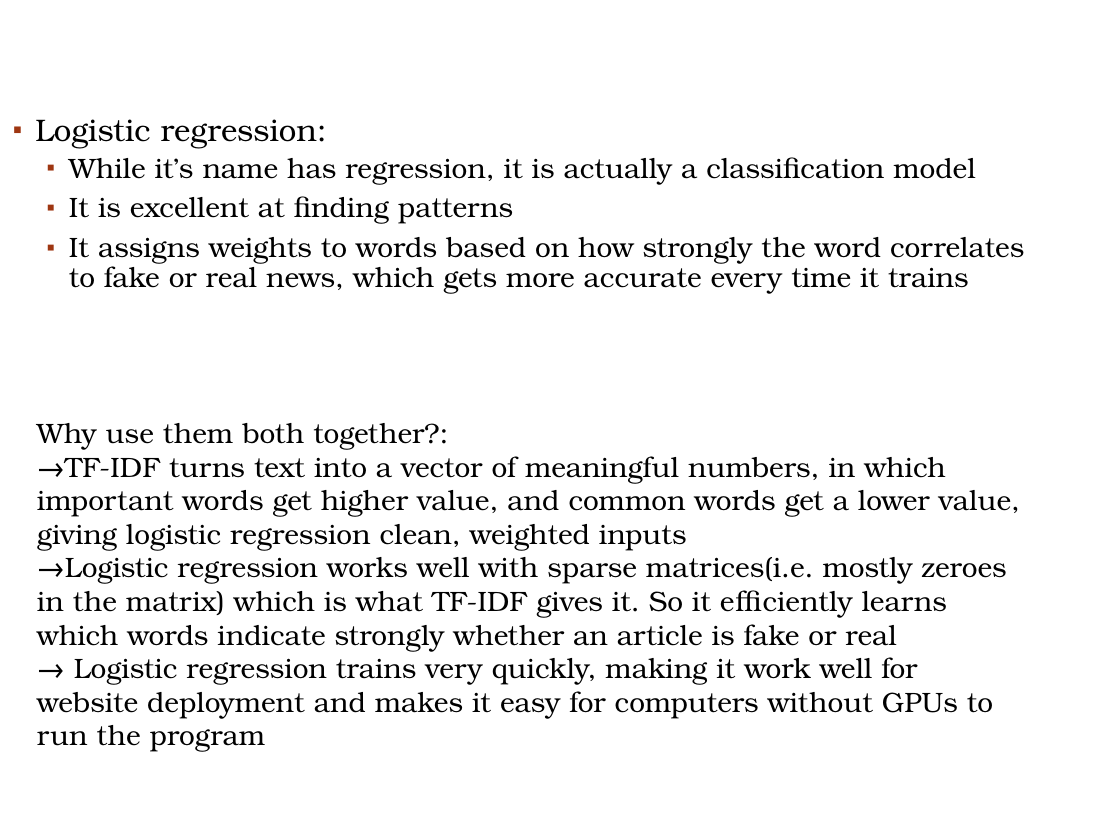
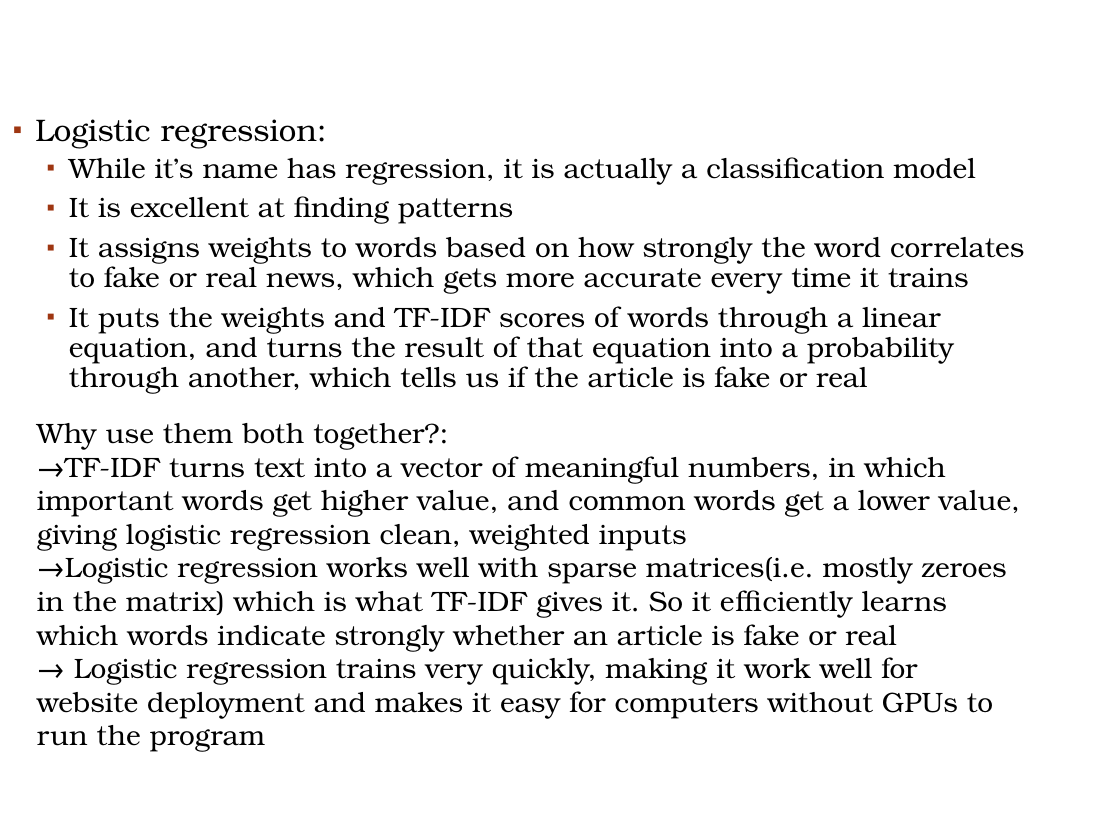
Before and after one commit to abhrojit1/Fake-news-detector-milestone-project, a slide deck: slide 12 of Fake news detection presentation.pptx. Drawn at 1120x840 pixels with LibreOffice and Linux fonts; fonts in the diff are those of the drawing; background and template pictures are left out. Boxes give left, top, right and bottom in pixels: in the first picture for what was removed or moved away, otherwise in the second. Text is boxed around its words. In the diff, an @@ line names an element or a change of style, - is before the commit and + after.

Commit message:
edits

```diff
--- a/Fake news detection presentation.pptx
+++ b/Fake news detection presentation.pptx
@@ text at bbox=[69, 306, 954, 394]: paragraph added @@
+  ▪ It puts the weights and TF-IDF scores of words through a linear equation, and turns the result of that equation into a probability through another, which tells us if the article is fake or real
```
Also in this commit, not shown: 1 other slide changed.
